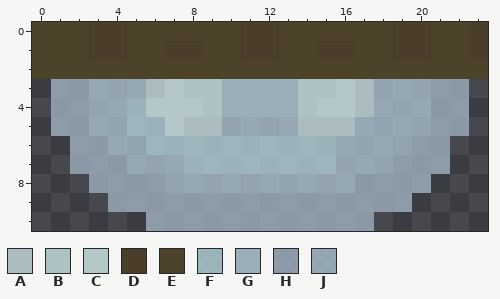
A pixel-art file gets an edit: Art Assets/Sprites/Bedroom Furniture/Ceiling Light.aseprite. The first picture shows the starting point.
24x11 pixels, 1 frame. Colours within 5 levels of each other are drawn and written as one.
Palette (. is transparent): A #acbcc0  B #afc2c3  C #b5c8c9  D #4a3d29  E #4d432a  F #bedee6b9  G #9aaeb9  H #a9bcccb9  J #b4ccd9b9
And afterwards:
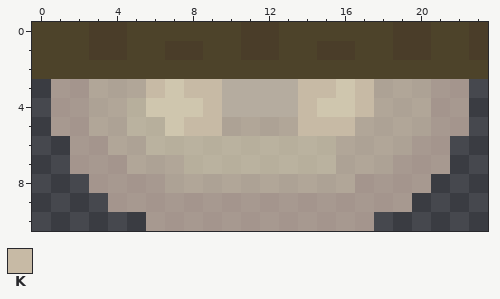
Colours new in this view: K #c7baa5
The edit:
Colour C changes from #b5c8c9 to #cfc6ae.
Colour F changes from #bedee6b9 to #e6dabeb9.
Colour G changes from #9aaeb9 to #b5ac9f.
Colour H changes from #a9bcccb9 to #ccb7a9b9.
Colour J changes from #b4ccd9b9 to #d9c9b4b9.
Layer "Layer 2":
Colour A gives way to colour K in row 3 at x 6 and 17; in row 4 at x 17; in row 5 at x 8 to 9 and 14 to 16.
Colour B gives way to colour K in row 3 at x 8 to 9 and 14 to 15; in row 4 at x 9 and 14.
Where, in picture pixels (left, top, right, bottom), the same in both pictures:
changed: (51, 79, 469, 231)
